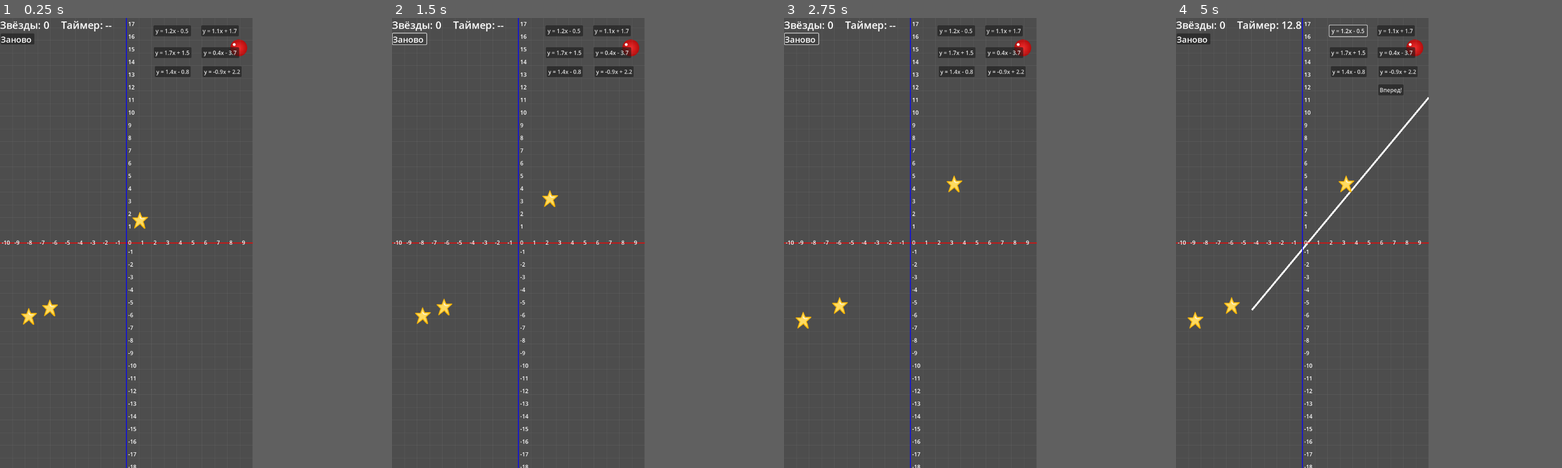
Above: before the commit, frames 1-4 (left to right).
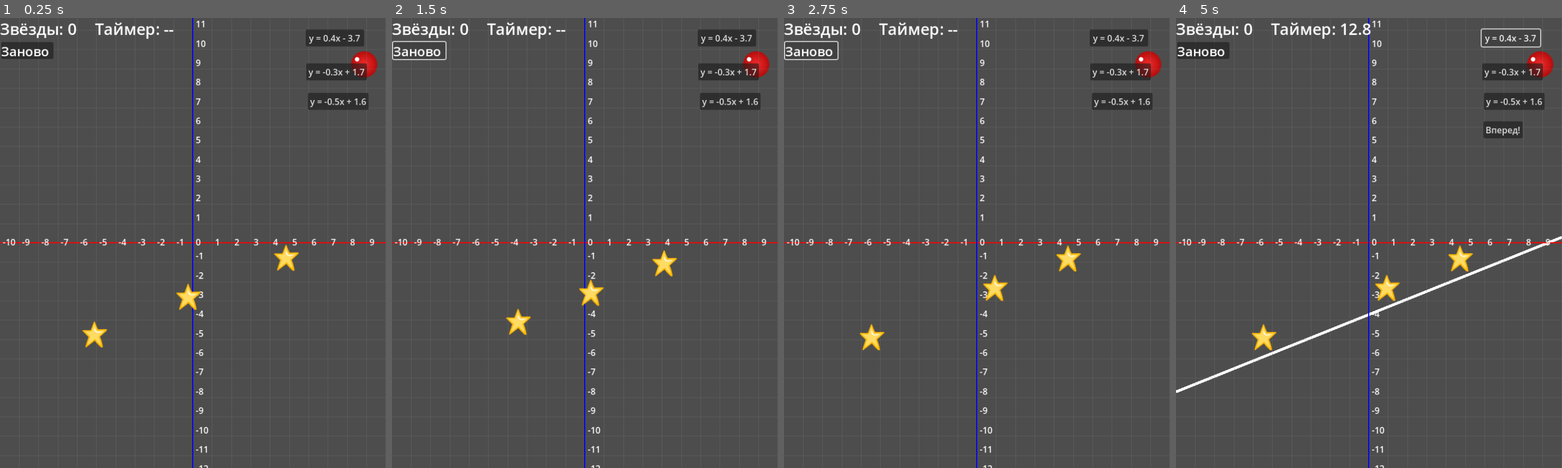
Above: after the commit, the same moments.

Repository: salena123/StarFunc
Game: Godot game, scene res://node_2d.tscn
The game is run twice, just before and just after one commit, with the same random seed, the same clock (stepped at 60 frames per second) and the same inputs.
Inputs:
- Up to frame 1 (0.25 s): no input
- Up to frame 2 (1.5 s): click "Заново" at 0.5 s; click "Заново" at 1.25 s
- Up to frame 3 (2.75 s): click "Заново" at 2 s
- Up to frame 4 (5 s): click "y = 1.4x - 0.8" (after the commit: "y = -0.5x + 1.6") at 2.75 s; click "y = 1.7x + 1.5" (after the commit: "y = -0.3x + 1.7") at 3.5 s; click "y = 1.2x - 0.5" (after the commit: "y = 0.4x - 3.7") at 4.25 s
In our replay, the window is 450x800 before the commit and 687x800 after it. These sizes can differ from the game's own. Grey fills any space a smaller window leaves; there, only what the larger window draws over its background counts as a difference.

The runs differ from the first frame. In frame 1, 6.8% of the frame differs, in the area x 0-100%, y 0-100%; in frame 2, 6.5%; in frame 3, 6.6%; in frame 4, 8.1%.

Commit message:
удаление лишнего

Diff:
--- a/node_2d.tscn
+++ b/node_2d.tscn
@@ -383,6 +383,7 @@
 grow_horizontal = 0
 
 [node name="KLabel" type="Label" parent="UI/Slider"]
+visible = false
 layout_mode = 0
 offset_left = 42.0
 offset_right = 82.0
@@ -390,6 +391,7 @@
 label_settings = SubResource("LabelSettings_rj586")
 
 [node name="BLabel" type="Label" parent="UI/Slider"]
+visible = false
 layout_mode = 0
 offset_left = 149.0
 offset_right = 189.0
--- a/project.godot
+++ b/project.godot
@@ -17,8 +17,8 @@
 
 [display]
 
-window/size/viewport_width=720
-window/size/viewport_height=1280
+window/size/viewport_width=707
+window/size/viewport_height=823
 window/handheld/orientation=5
 
 [editor]
--- a/scripts/input_slider_level.gd
+++ b/scripts/input_slider_level.gd
@@ -53,9 +53,11 @@
 	if root.b_input:
 		root.b_input.visible = false
 	if root.k_value_label:
-		root.k_value_label.visible = false
+		root.k_value_label.visible = true
 	if root.b_value_label:
-		root.b_value_label.visible = false
+		root.b_value_label.visible = true
+	if root.has_method("refresh_input_slider_value_labels"):
+		root.refresh_input_slider_value_labels()
 	if root.x_label:
 		root.x_label.visible = false
 	if root.y_label:
--- a/scripts/level_generator.gd
+++ b/scripts/level_generator.gd
@@ -27,17 +27,17 @@
 		root.utils.calc_base_unit()
 
 func get_level_type(level: int) -> LevelType:
-	if level <= 5:
-		return LevelType.DOUBLE_LINEAR
-	elif level <= 10:
+	if level <= 1:
+		return LevelType.SIMPLE
+	elif level <= 2:
+		return LevelType.VARY_B
+	elif level <= 3:
+		return LevelType.VARY_K
+	elif level <= 4:
 		return LevelType.INPUT_LINEAR
-	elif level <= 15:
-		return LevelType.SIMPLE
-	elif level <= 20:
-		return LevelType.VARY_B
-	elif level <= 25:
-		return LevelType.VARY_K
-	elif level <= 30:
+	elif level <= 5:
+		return LevelType.INPUT_SLIDER
+	elif level <= 6:
 		return LevelType.DOUBLE_LINEAR
 	elif level <= 35:
 		return LevelType.TRIG
@@ -48,6 +48,7 @@
 func load_saved_level(level_number: int) -> bool:
 	if not root.level_saver:
 		return false
+	_reset_slider_ui()
 	var LevelSaver = root.level_saver
 	var level_data = LevelSaver.load_level(level_number)
 	if level_data == null:
@@ -97,12 +98,20 @@
 			root.y_label.visible = false
 		if root.k_value_label:
 			root.k_value_label.visible = false
+			root.k_value_label.text = ""
 		if root.b_value_label:
 			root.b_value_label.visible = false
+			root.b_value_label.text = ""
 		root.input_panel.visible = true
 	elif saved_lvl_type == LevelType.INPUT_SLIDER:
 		if root.input_slider_module:
 			root.input_slider_module.setup_ui_with_function(current_correct_func)
+			if root.k_value_label:
+				root.k_value_label.visible = true
+			if root.b_value_label:
+				root.b_value_label.visible = true
+			if root.has_method("refresh_input_slider_value_labels"):
+				root.refresh_input_slider_value_labels()
 		else:
 			for btn in root.option_buttons:
 				btn.hide()
@@ -137,9 +146,11 @@
 			if root.y_label:
 				root.y_label.visible = false
 			if root.k_value_label:
-				root.k_value_label.visible = false
+				root.k_value_label.visible = true
 			if root.b_value_label:
-				root.b_value_label.visible = false
+				root.b_value_label.visible = true
+			if root.has_method("refresh_input_slider_value_labels"):
+				root.refresh_input_slider_value_labels()
 			root.input_panel.visible = true
 	elif saved_lvl_type == LevelType.DOUBLE_LINEAR:
 		var double_module = root.double_linear_module
@@ -178,6 +189,13 @@
 
 
 func generate_new_level():
+	if root.k_value_label:
+		root.k_value_label.visible = false
+		root.k_value_label.text = ""
+	if root.b_value_label:
+		root.b_value_label.visible = false
+		root.b_value_label.text = ""
+	_reset_slider_ui()
 	if root.level_saver and load_saved_level(root.level):
 		print("Загружен сохранённый уровень ", root.level)
 		root.restart.disabled = false
@@ -305,8 +323,10 @@
 			root.y_label.visible = false
 		if root.k_value_label:
 			root.k_value_label.visible = false
+			root.k_value_label.text = ""
 		if root.b_value_label:
 			root.b_value_label.visible = false
+			root.b_value_label.text = ""
 		root.input_panel.visible = true
 		var expr = Expression.new()
 		if expr.parse(current_correct_func, ["x"]) == OK:
@@ -318,9 +338,15 @@
 		_show_buttons(root.option_buttons2, false)
 		if root.has_node("UI/Buttons2"):
 			root.get_node("UI/Buttons2").hide()
+		if root.k_value_label:
+			root.k_value_label.visible = true
+		if root.b_value_label:
+			root.b_value_label.visible = true
 		if root.input_slider_module:
 			print("[LevelGen] setup_level_positions using input-slider func:", current_correct_func)
 			root.input_slider_module.setup_ui_with_function(current_correct_func)
+			if root.has_method("refresh_input_slider_value_labels"):
+				root.refresh_input_slider_value_labels()
 		else:
 			for btn in root.option_buttons:
 				btn.hide()
@@ -351,10 +377,8 @@
 				root.x_label.visible = false
 			if root.y_label:
 				root.y_label.visible = false
-			if root.k_value_label:
-				root.k_value_label.visible = false
-			if root.b_value_label:
-				root.b_value_label.visible = false
+			if root.has_method("refresh_input_slider_value_labels"):
+				root.refresh_input_slider_value_labels()
 			root.input_panel.visible = true
 			var expr = Expression.new()
 			if expr.parse(current_correct_func, ["x"]) == OK:
@@ -561,3 +585,16 @@
 			root.utils.setup_level_positions(expr)
 			root.track_drawer.draw_track(current_correct_func)
 	root.ball.freeze = true
+
+
+func _reset_slider_ui():
+	if root.k_slider:
+		root.k_slider.visible = false
+	if root.b_slider:
+		root.b_slider.visible = false
+	if root.k_slider_label:
+		root.k_slider_label.visible = false
+	if root.b_slider_label:
+		root.b_slider_label.visible = false
+	if root.has_node("UI/Slider"):
+		root.get_node("UI/Slider").visible = false
--- a/scripts/level_saver.gd
+++ b/scripts/level_saver.gd
@@ -39,7 +39,14 @@
 		level.options_b = opts_b if opts_b is Array else []
 		level.ball_side = dict.get("ball_side", 0)
 		level.star_seed = dict.get("star_seed", 0)
-		level.double_intersection_x = dict.get("double_intersection_x", NAN)
+		var double_val = dict.get("double_intersection_x", NAN)
+		if double_val == null:
+			double_val = NAN
+		elif typeof(double_val) in [TYPE_INT, TYPE_FLOAT]:
+			double_val = float(double_val)
+		else:
+			double_val = NAN
+		level.double_intersection_x = double_val
 		return level
 
 static func save_level(level_data: LevelData) -> bool:
--- a/scripts/main.gd
+++ b/scripts/main.gd
@@ -188,7 +188,7 @@
 
 		var k_label = Label.new()
 		k_label.name = "KValueLabel"
-		k_label.text = "k = 0.0"
+		k_label.text = ""
 		k_label.position = Vector2(150, 25)
 		k_label.size = Vector2(70, 20)
 		$UI/InputPanel.add_child(k_label)
@@ -202,7 +202,7 @@
 		else:
 			var k_label = Label.new()
 			k_label.name = "KValueLabel"
-			k_label.text = "k = 0.0"
+			k_label.text = ""
 			k_label.position = Vector2(150, 25)
 			k_label.size = Vector2(70, 20)
 			$UI/InputPanel.add_child(k_label)
@@ -222,7 +222,7 @@
 
 		var b_label = Label.new()
 		b_label.name = "BValueLabel"
-		b_label.text = "b = 0.0"
+		b_label.text = ""
 		b_label.position = Vector2(257, 25)
 		b_label.size = Vector2(70, 20)
 		$UI/InputPanel.add_child(b_label)
@@ -236,7 +236,7 @@
 		else:
 			var b_label = Label.new()
 			b_label.name = "BValueLabel"
-			b_label.text = "b = 0.0"
+			b_label.text = ""
 			b_label.position = Vector2(257, 25)
 			b_label.size = Vector2(70, 20)
 			$UI/InputPanel.add_child(b_label)
@@ -248,12 +248,16 @@
 	if b_slider:
 		b_slider.value_changed.connect(_on_b_slider_changed)
 
+	refresh_input_slider_value_labels()
+
 func _on_k_slider_changed(value: float):
 	var lvl_type = level_gen.get_level_type(level)
 	if lvl_type == level_gen.LevelType.INPUT_SLIDER:
 		var formatted_value = utils.format_number(value)
 		if k_slider_label:
 			k_slider_label.text = formatted_value
+		if k_value_label:
+			k_value_label.text = formatted_value
 
 func _on_b_slider_changed(value: float):
 	var lvl_type = level_gen.get_level_type(level)
@@ -261,6 +265,22 @@
 		var formatted_value = utils.format_number(value)
 		if b_slider_label:
 			b_slider_label.text = formatted_value
+		if b_value_label:
+			b_value_label.text = formatted_value
+
+func refresh_input_slider_value_labels():
+	if utils == null:
+		return
+	if k_value_label:
+		if k_slider:
+			k_value_label.text = utils.format_number(k_slider.value)
+		else:
+			k_value_label.text = ""
+	if b_value_label:
+		if b_slider:
+			b_value_label.text = utils.format_number(b_slider.value)
+		else:
+			b_value_label.text = ""
 
 func _on_k_input_changed(new_text: String):
 	var lvl_type = level_gen.get_level_type(level)
